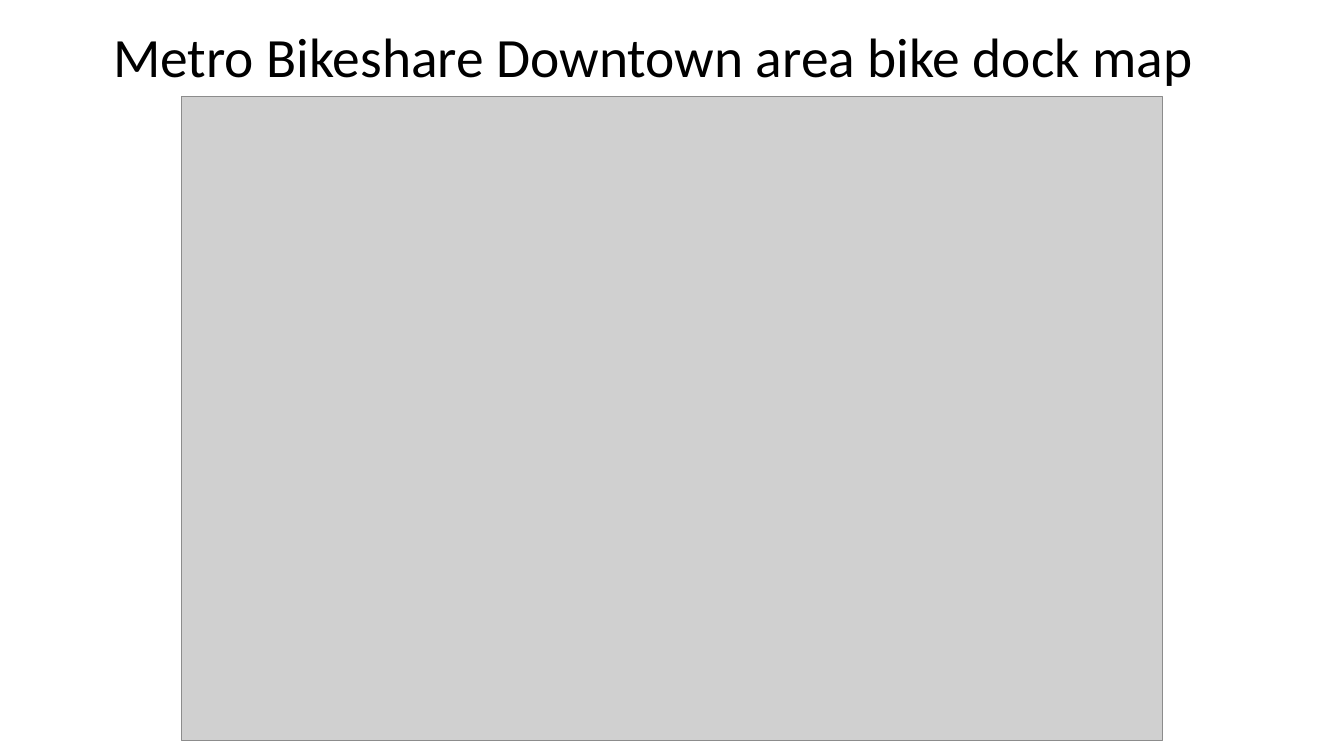
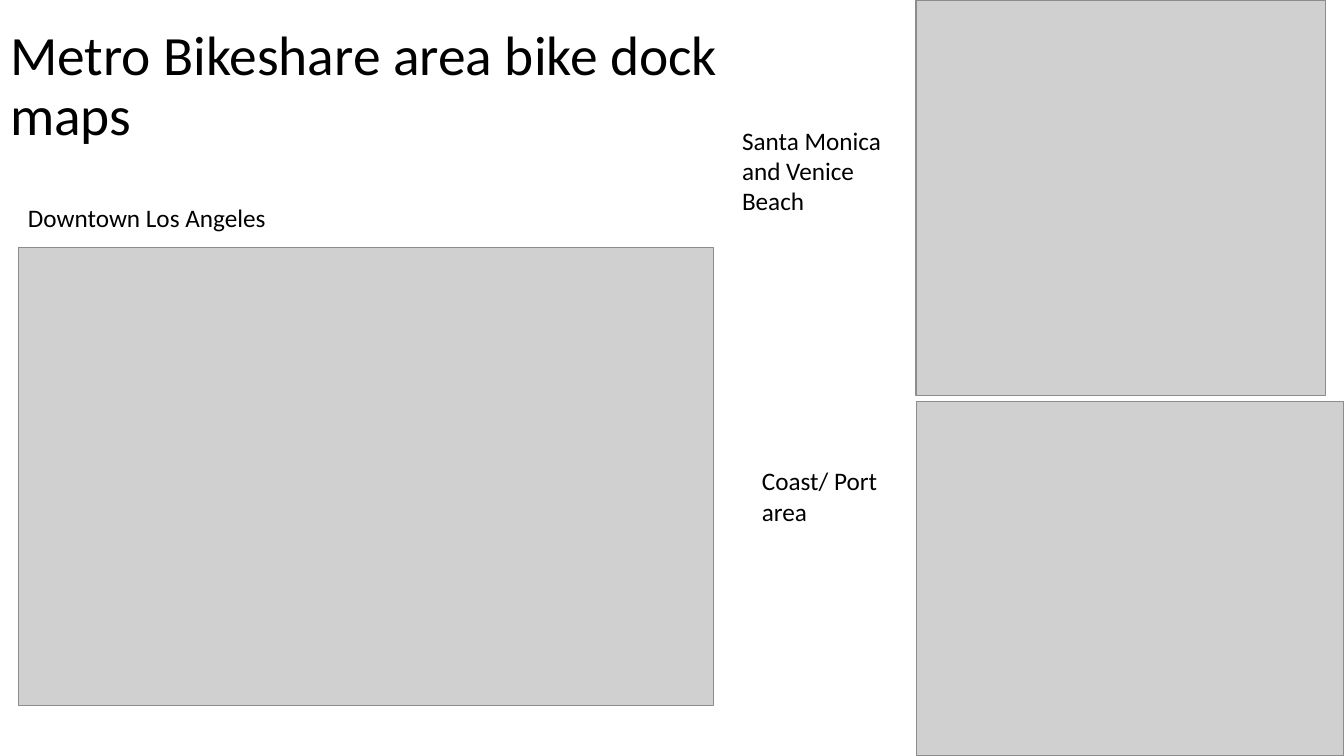
Before and after one commit to sqweets/Project1-LA-Bike_Share, a slide deck: slide 3 of If We Ran a Bike Sharing Company.pptx. Drawn at 1344x756 pixels with LibreOffice and Linux fonts; fonts in the diff are those of the drawing; grey boxes stand for pictures. Boxes give left, top, right and bottom in pixels: in the first picture for what was removed or moved away, otherwise in the second. Text is boxed around its words. In the diff, an @@ line names an element or a change of style, - is before the commit and + after.

```diff
--- a/If We Ran a Bike Sharing Company.pptx
+++ b/If We Ran a Bike Sharing Company.pptx
@@ picture added at bbox=[917, 0, 1327, 395] @@
@@ title at bbox=[10, 36, 717, 144]: text changed @@
-Metro Bikeshare Downtown area bike dock map
+Metro Bikeshare area bike dock maps
@@ text added at bbox=[742, 132, 881, 211], 18 pt, text #000000 @@
+Santa Monica and Venice Beach
@@ text added at bbox=[28, 209, 265, 232], 18 pt, text #000000 @@
+Downtown Los Angeles
@@ picture: place and size @@
-picture at bbox=[181, 97, 1163, 741]
+picture at bbox=[18, 248, 714, 706]
@@ picture added at bbox=[917, 402, 1344, 756] @@
@@ text added at bbox=[762, 472, 877, 521], 18 pt, text #000000 @@
+Coast/ Port area
```
Also in this commit, not shown: 2 other slides changed.
